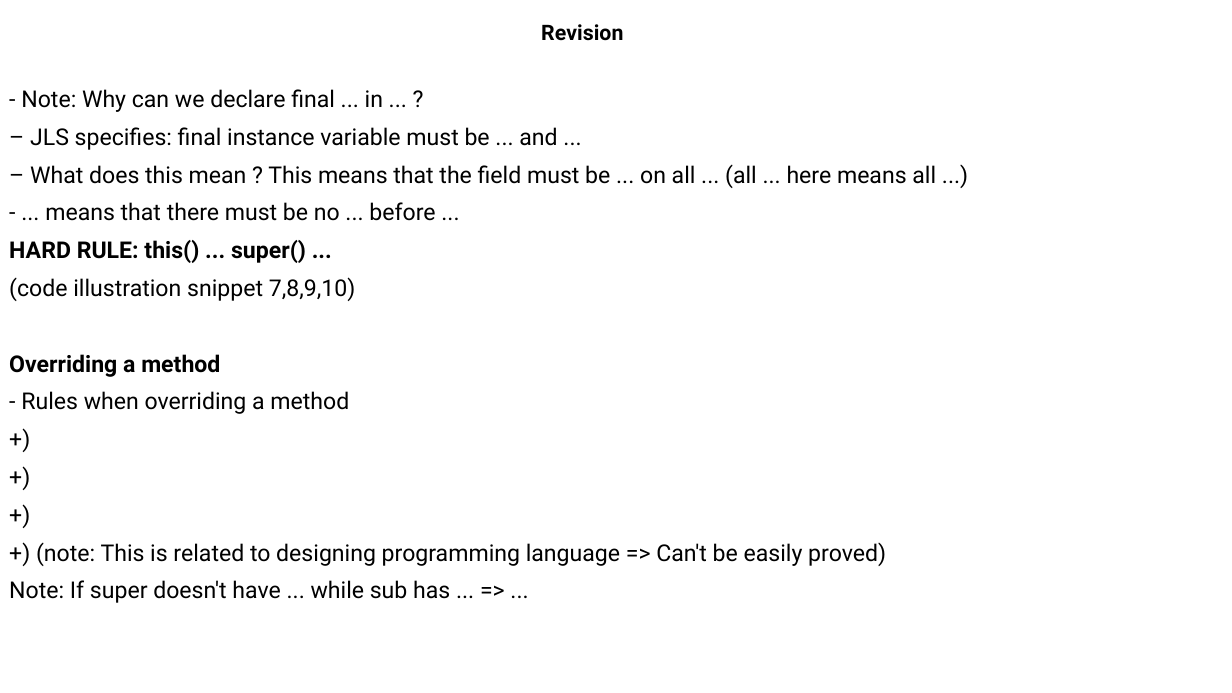
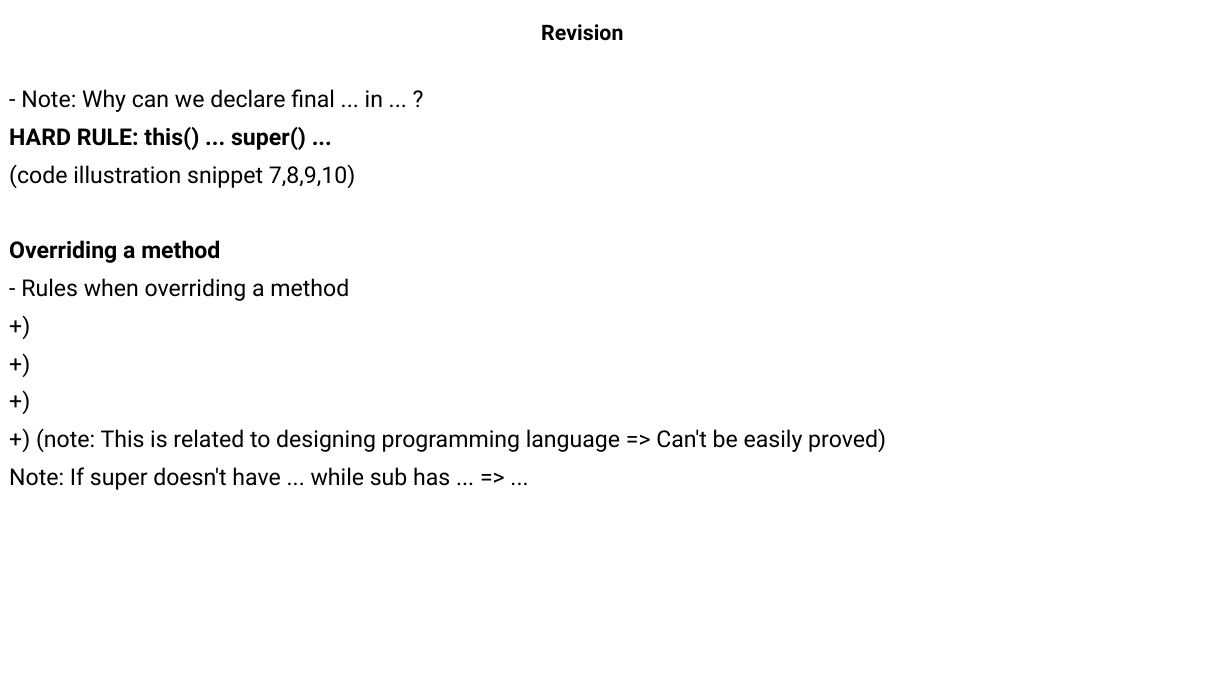
Before and after one commit to MaiDinhVinh/CS-Java, a slide deck: slide 6 of OCP17/old progress/Chapter 6 - Class Design and Chapter 7 - Beyond classes.pptx (slide 5 before the commit). Drawn at 1232x693 pixels with LibreOffice and Linux fonts; fonts in the diff are those of the drawing. Boxes give left, top, right and bottom in pixels: in the first picture for what was removed or moved away, otherwise in the second. Text is boxed around its words. In the diff, an @@ line names an element or a change of style, - is before the commit and + after.

```diff
--- a/OCP17/old progress/Chapter 6 - Class Design and Chapter 7 - Beyond classes.pptx
+++ b/OCP17/old progress/Chapter 6 - Class Design and Chapter 7 - Beyond classes.pptx
@@ text at box(30, 127, 936, 221): paragraphs removed @@
-– JLS specifies: final instance variable must be ... and ...
-– What does this mean ? This means that the field must be ... on all ... (all ... here means all ...)
-- ... means that there must be no ... before ...
```
Also in this commit, not shown: 8 other slides changed, 2 slides added.
